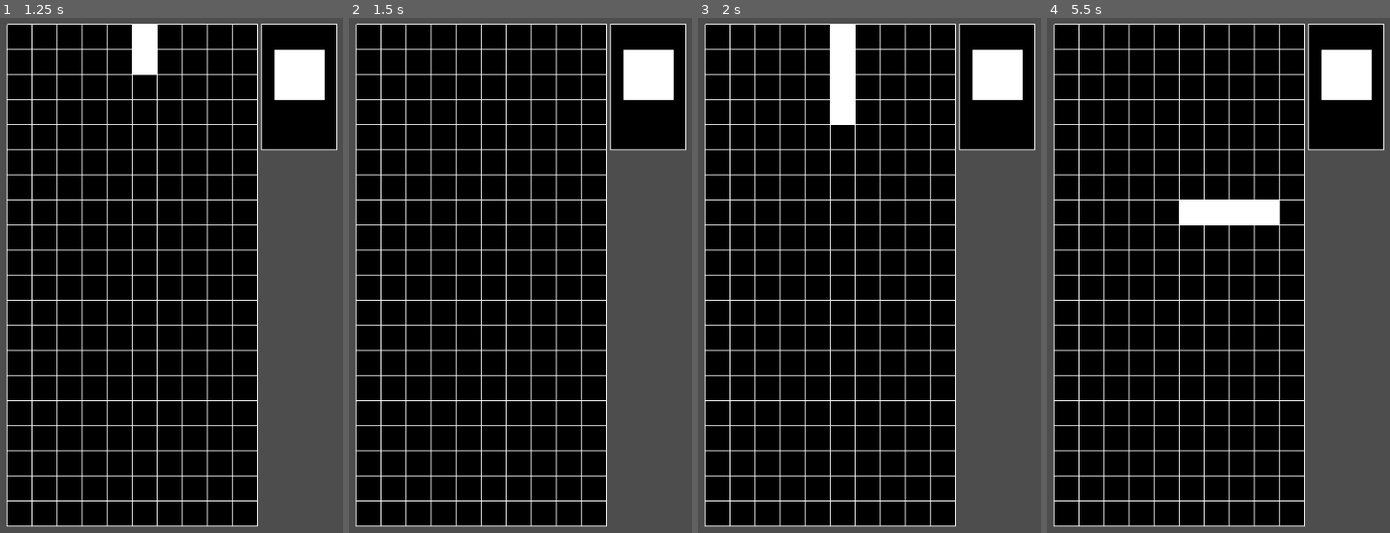
Above: before the commit, frames 1-4 (left to right).
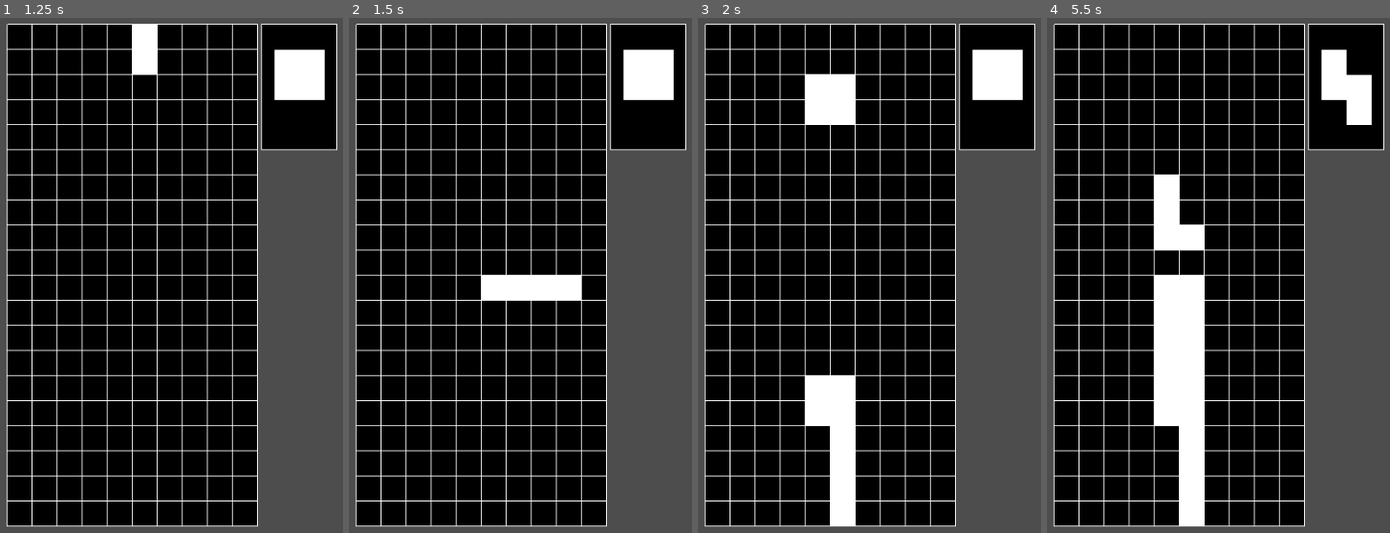
Above: after the commit, the same moments.

Repository: endy128/tetris2
Game: Godot game, scene res://board.tscn
The game is run twice, just before and just after one commit, with the same random seed, the same clock (stepped at 60 frames per second) and the same inputs.
Inputs:
- Up to frame 1 (1.25 s): tap Enter at 0.5 s; hold Right from 0.53 s (still down); tap Alt at 0.6 s; tap Space at 0.77 s
- Up to frame 2 (1.5 s): release Right at 1.28 s; hold Down (down) from 1.28 s (still down); tap Alt at 1.35 s
- Up to frame 3 (2 s): keep holding Down (down); tap Space at 1.52 s
- Up to frame 4 (5.5 s): release Down (down) at 2.03 s; hold Right 2.03-2.78 s; tap Alt every 0.75 s from 2.1 to 5.1 s; hold Up 2.78-3.53 s; tap Space at 3.02, 3.77, 4.52 s; hold Left 3.53-5.03 s; hold Down (down) from 5.03 s (still down)

Frame 1 is identical in both runs. In frame 2, 1.4% of the frame differs, in the area x 38-68%, y 49-55%; in frame 3, 4.3%; in frame 4, 9.3%, in the area x 31-95%, y 6-99%.

Commit message:
tidy up and fix down press being quicker & srart score tracking

Diff:
--- a/board.gd
+++ b/board.gd
@@ -16,8 +16,14 @@
 const NEXT_SHAPE_Y = START_Y + (BLOCK_SIZE * STAGING)
 
 const FLASHES = 5
-const FLASH_SPEED = 2
-var FLASHING = false
+const FLASH_SPEED = 1
+var is_flashing = false
+
+# points for placing shape and clearing a line & tetris
+var score = 0
+const SCORE_PLACE = 10
+const SCORE_LINE = 100
+const SCORE_BONUS = 200
 
 # 0: pre-game, 1: play, 2: game over, 3: credits
 var game_state = 0
@@ -74,7 +80,7 @@
 
 
 func _input(event):
-	if event is InputEventKey and event.pressed:
+	if event is InputEventKey and event.pressed and is_instance_valid(shape):
 		if event.keycode == KEY_SPACE or event.keycode == KEY_UP:
 			shape.rotate(1)
 		if event.keycode == KEY_ALT:
@@ -85,15 +91,15 @@
 			shape.move(-1)
 		if event.keycode == KEY_DOWN:
 			time = 1000
-		if event.is_action_released("down"):
-			time = 0
+	if  event is InputEventKey and event.is_action_released("down"):
+		time = 0
 
 # Called every frame. 'delta' is the elapsed time since the previous frame.
 func _process(delta):
 	queue_redraw()
 
 
-	if FLASHING:
+	if is_flashing:
 		time += speed * delta
 		if time > FLASH_SPEED:
 			time = 0
@@ -102,35 +108,45 @@
 			flashes_done += 1
 			if flashes_done > FLASHES:
 				flashes_done = 0
-				FLASHING = false
+				is_flashing = false
 				_wipe_lines(lines)
 				_drop_lines(lines)
-
-
-	if is_instance_valid(shape) and not FLASHING:  # check the shape has not been destroyed
+				_add_score(len(lines), SCORE_LINE)
+
+
+	if is_instance_valid(shape) and not is_flashing:  # check the shape has not been destroyed
 		time += speed * delta
 		if time > 10:
-			time = 0
+			if time < 1000:
+				time = 0
 			shape.drop()
 		_clear_board()
 		_place_shape(shape, shape.is_set)
 		lines = _check_for_line()
 		if lines:
-			FLASHING = true
-	elif not FLASHING:
+			is_flashing = true
+	elif not is_flashing:
 		current_shape = next_shape
 		next_shape = randi() % 7
 		_spawn_shape(current_shape)
 #		_spawn_shape(0)
 		print("Next Shape: " + str(TETROMINO[next_shape]))
 
+func _add_score(points, type):
+	if (points == 4):
+		score += SCORE_BONUS
+		print("BONUS: " + str(SCORE_BONUS))
+	score += points * type
+	print("SCORE: " + str(score))
+
+
 func _check_for_line():
 	var lines_to_wipe = []
-	for i in ROWS:
-		for j in COLUMNS:
-			if board[i][j] == 2:
-				if j == COLUMNS - 1:
-					lines_to_wipe.push_back(i)
+	for row in ROWS:
+		for col in COLUMNS:
+			if board[row][col] == 2:
+				if col == COLUMNS - 1:
+					lines_to_wipe.push_back(row)
 			else:
 				break
 	if lines_to_wipe.is_empty():
@@ -147,10 +163,10 @@
 	for row in rows:
 		_move_all_down(row)
 
-func _move_all_down(row):
-	for i in range(row -1, -1, -1):
-		for j in COLUMNS:
-			board[i+1][j] = board[i][j]
+func _move_all_down(move_row):
+	for row in range(move_row -1, -1, -1):
+		for col in COLUMNS:
+			board[row+1][col] = board[row][col]
 
 func _blank_line(rows):
 	for row in rows:
@@ -180,10 +196,10 @@
 		draw_line( Vector2(START_X, i), Vector2(COLUMNS * BLOCK_SIZE + START_X, i ), GRID_COLOUR, GRID_WIDTH)
 
 	# fill any squares in the board that != 0
-	for i in range(STAGING, ROWS):
-		for j in COLUMNS:
-			if board[i][j] != 0:
-				var rect = Rect2(j * BLOCK_SIZE + START_X, i * BLOCK_SIZE + START_Y, BLOCK_SIZE, BLOCK_SIZE)
+	for row in range(STAGING, ROWS):
+		for col in COLUMNS:
+			if board[row][col] != 0:
+				var rect = Rect2(col * BLOCK_SIZE + START_X, row * BLOCK_SIZE + START_Y, BLOCK_SIZE, BLOCK_SIZE)
 				draw_rect(rect, GRID_COLOUR)
 
 	# draw the next shape box
@@ -228,22 +244,18 @@
 					[1,0]]
 
 func _print_board():
-	for i in ROWS:
-		print(board[i])
+	for row in ROWS:
+		print(board[row])
 	print('--------------')
 
 
-func _set_square(x , y):
-	board[y][x] = 1
-
-
 func _clear_board():
-	for i in ROWS:
-		for j in COLUMNS:
-			if board[i][j] == 2:
+	for row in ROWS:
+		for col in COLUMNS:
+			if board[row][col] == 2:
 				pass
 			else:
-				board[i][j] = 0
+				board[row][col] = 0
 
 func _set_up_new_shape(new_shape, pos):
 	shape = new_shape.new()
@@ -284,30 +296,31 @@
 	var start_y = shape.position.y
 	var num_cols = len(shape.frames[shape.frame_index][0])
 	var num_rows = len(shape.frames[shape.frame_index])
-	for i in range(start_y, start_y + num_rows):
-		for j in range(start_x, start_x + num_cols):
+	for row in range(start_y, start_y + num_rows):
+		for col in range(start_x, start_x + num_cols):
 			# add all current shape coords to an array for checking on collision
-			_set_shape_last_row_coords(shape, i, j, start_y, start_x)
+			_set_shape_last_row_coords(shape, row, col, start_y, start_x)
 			if value == 2:
-				if shape.frames[shape.frame_index][i - start_y][j - start_x] == 1 or board[i][j] == 2:
-					board[i][j] = 2
+				if shape.frames[shape.frame_index][row - start_y][col - start_x] == 1 or board[row][col] == 2:
+					board[row][col] = 2
 				else:
-					board[i][j] = 0
+					board[row][col] = 0
 			else:
-				if board[i][j] == 2:
+				if board[row][col] == 2:
 					pass
 				else:
-					board[i][j] = shape.frames[shape.frame_index][i - start_y][j - start_x]
+					board[row][col] = shape.frames[shape.frame_index][row - start_y][col - start_x]
 
 # sets an array with all the coords of the shape's last row
 # use this to calc if it hits another block, ie to build the wall
-func _set_shape_last_row_coords(shape, i, j, start_y, start_x):
-	if shape.frames[shape.frame_index][i - start_y][j - start_x] == 1:
-		shape.coords.push_back({'x': j, 'y': i})
+func _set_shape_last_row_coords(shape, row, col, start_y, start_x):
+	if shape.frames[shape.frame_index][row - start_y][col - start_x] == 1:
+		shape.coords.push_back({'x': col, 'y': row})
 
 
 func _on_shape_shape_is_set():
 	_place_shape(shape, shape.is_set)
+	_add_score(1, SCORE_PLACE)
 	if shape.position.y < 4:
 		print("GAME OVER !!")
 		game_state = 2
--- a/shape.gd
+++ b/shape.gd
@@ -27,9 +27,9 @@
 func move(direction):
 	if _check_if_can_move(direction):
 		var snapshot = _get_snapshop_of_board_where_shape_placed(direction, 0)
-		for i in range(0, len(snapshot)):
-			for j in range(0, len(snapshot[i])):
-				if snapshot[i][j] + self.frames[self.frame_index][i][j] > 2:
+		for row in range(0, len(snapshot)):
+			for col in range(0, len(snapshot[row])):
+				if snapshot[row][col] + self.frames[self.frame_index][row][col] > 2:
 					return
 		position.x += direction
 	else:
@@ -45,14 +45,14 @@
 	var num_cols = len(self.frames[self.frame_index + rotation][0])
 	var num_rows = len(self.frames[self.frame_index + rotation])
 	var board_snapshot = self.frames[self.frame_index + rotation].duplicate(true)
-	for i in range(start_y, start_y + num_rows):
-		for j in range(start_x, start_x + num_cols):
-			board_snapshot[i - start_y][j - start_x] = my_board[i][j]
+	for row in range(start_y, start_y + num_rows):
+		for col in range(start_x, start_x + num_cols):
+			board_snapshot[row - start_y][col - start_x] = my_board[row][col]
 	return board_snapshot
 
 func _print_board():
-	for i in _ROWS:
-		print(my_board[i])
+	for row in _ROWS:
+		print(my_board[row])
 	print('--------------')
 
 func _check_if_can_move(direction):
